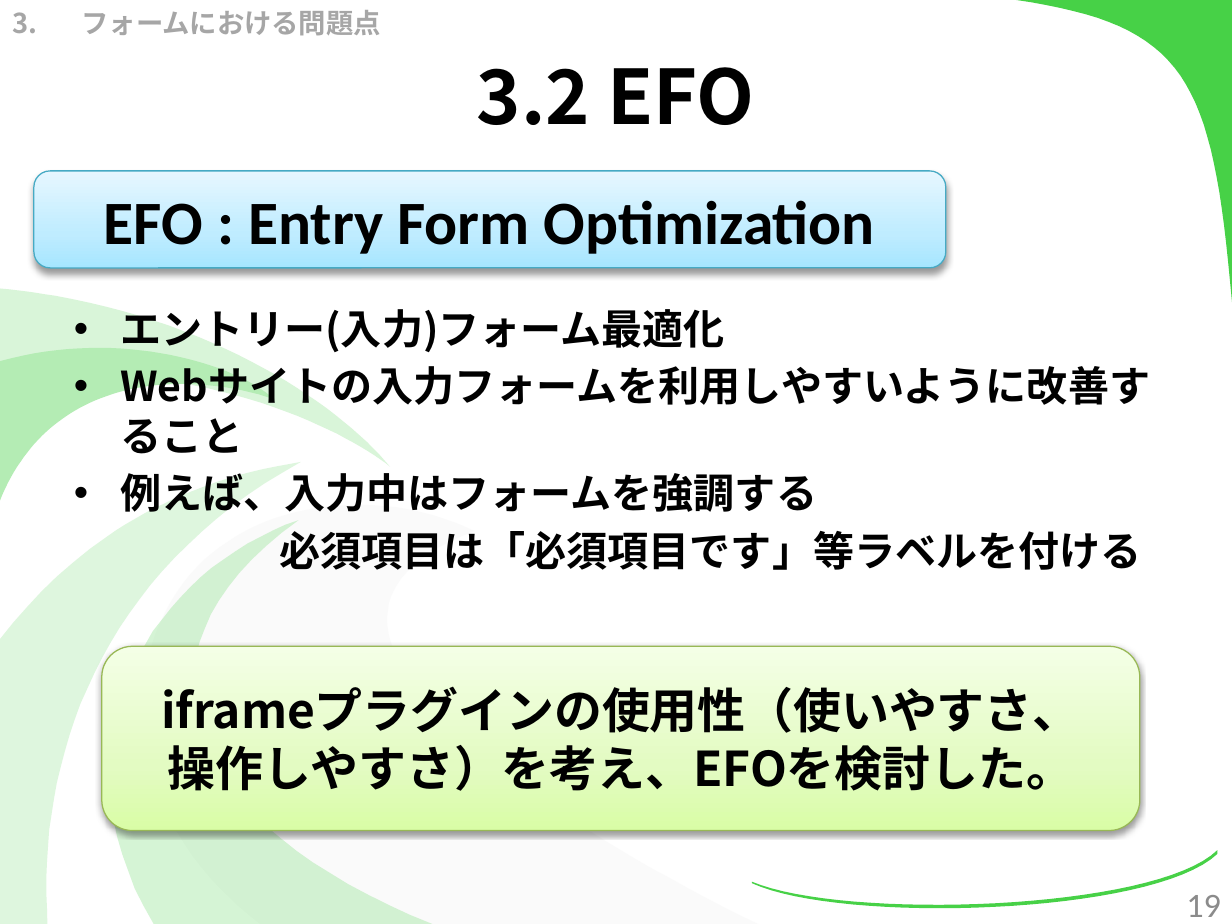
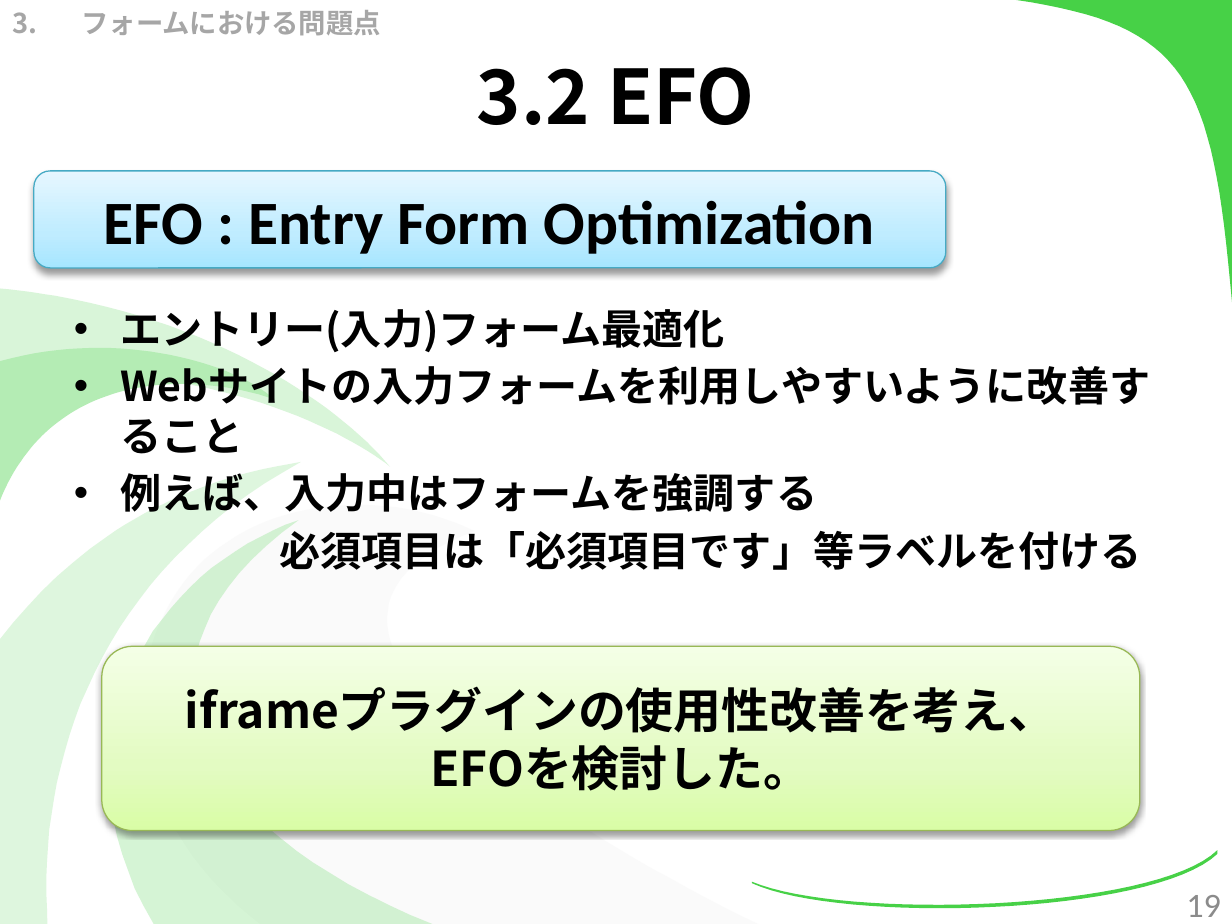
Before and after one commit to kotaro0717/Report-Management, a slide deck: slide 19 of PowerPoint/report_hokada.pptx. Drawn at 1232x924 pixels with LibreOffice and Linux fonts; fonts in the diff are those of the drawing. Boxes give left, top, right and bottom in pixels: in the first picture for what was removed or moved away, otherwise in the second. Text is boxed around its words. In the diff, an @@ line names an element or a change of style, - is before the commit and + after.

```diff
--- a/PowerPoint/report_hokada.pptx
+++ b/PowerPoint/report_hokada.pptx
@@ text in rounded rectangle at (185,686,1057,791): text changed @@
-iframeプラグインの使用性（使いやすさ、
-操作しやすさ）を考え、EFOを検討した。
+iframeプラグインの使用性改善を考え、
+EFOを検討した。
```
Also in this commit, not shown: 10 other slides changed, 4 other files.
